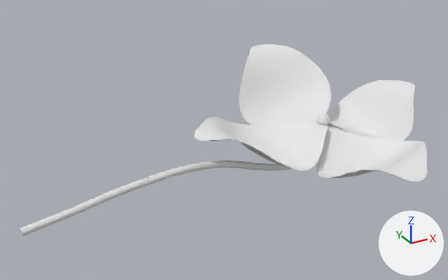
One commit to the FBX model Vivant_StudioM_Gamejam2025/Assets/1_Ressources/Marion/Mesh/pensée_flower.fbx: the scene before it, then after it.
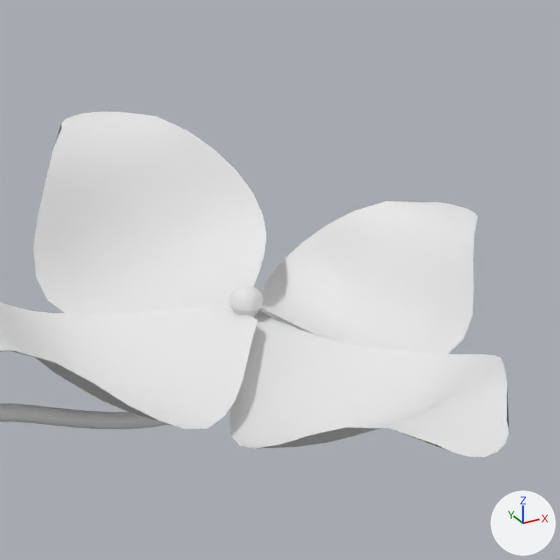
There are two pictures of each version: one whole from a camera (50 mm lens) standing at (-2.13, -3.28, 1.83) and looking at (-0.31, 0.04, 0.17), one close up on the part from 50% to 100% of the width and 0% to 79% of the height. Arrows for +X, +Y and +Z are at lower right; the lights stay in place. Where no turn or scale is listed for an object, it has been applied to the vertices.

In view in the first close-up: 'Flower_A_Belle'.
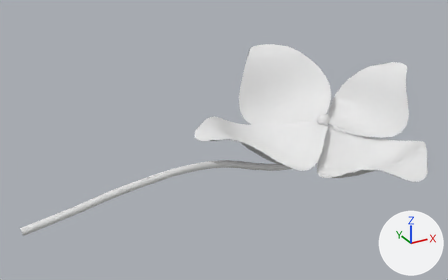
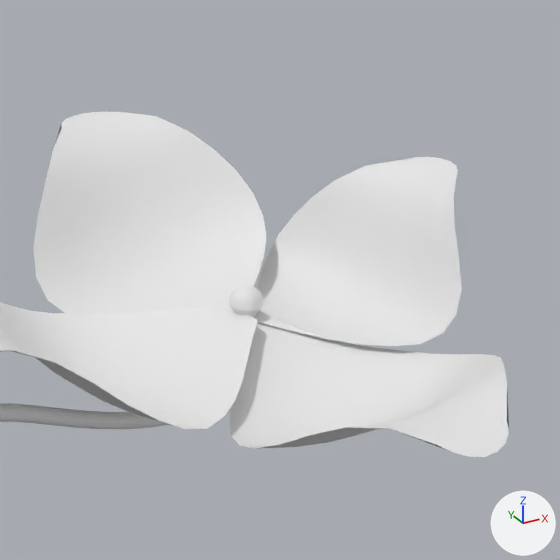
The newer file is also rescaled (x0.37), turned or shifted as a whole; pictures and numbers use the older file's frame.

What differs and where, as boxes [x1, y1, x2, y2] in the close-ups (560 x 560 px; the box of a moved part takes in the faces that stretch with it):
part 1 of me_mesh, moved or reshaped: before [261, 201, 478, 354]; after [257, 157, 462, 346]

The change, as a list of edits to the scene's bpy script:
```text
Change me_mesh:
    where me_mesh.from_pydata(...)  # 1212 vertices, 1126 faces; spans x 0.01..2.97, y -1.02..0.93, z -0.05..0.62
    used by ob_flower_a_belle; location = (-1.685, 0.018, -0.111)
    me_mesh part 1: the loose piece of 112 vertices spanning x 2.19..2.97, y -0.43..0.37, z 0.12..0.44 is turned -15 degrees about the y axis through its middle, then moved by (-0.05, 0.0, 0.07)
```
